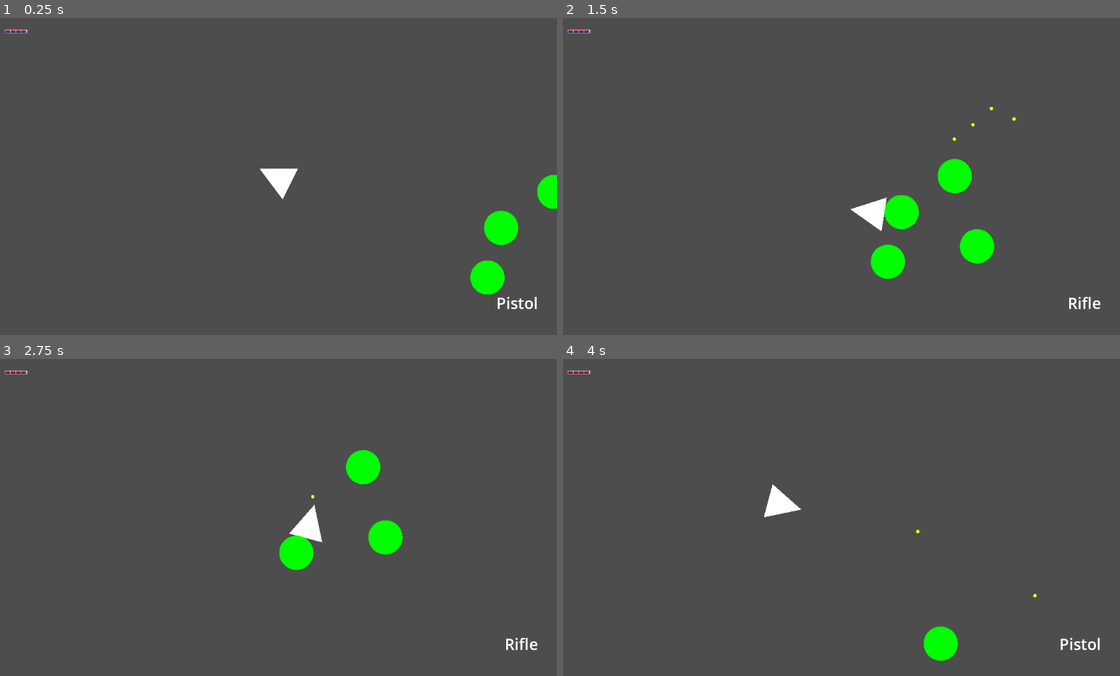
Above: before the commit, frames 1-4 (two rows, left to right).
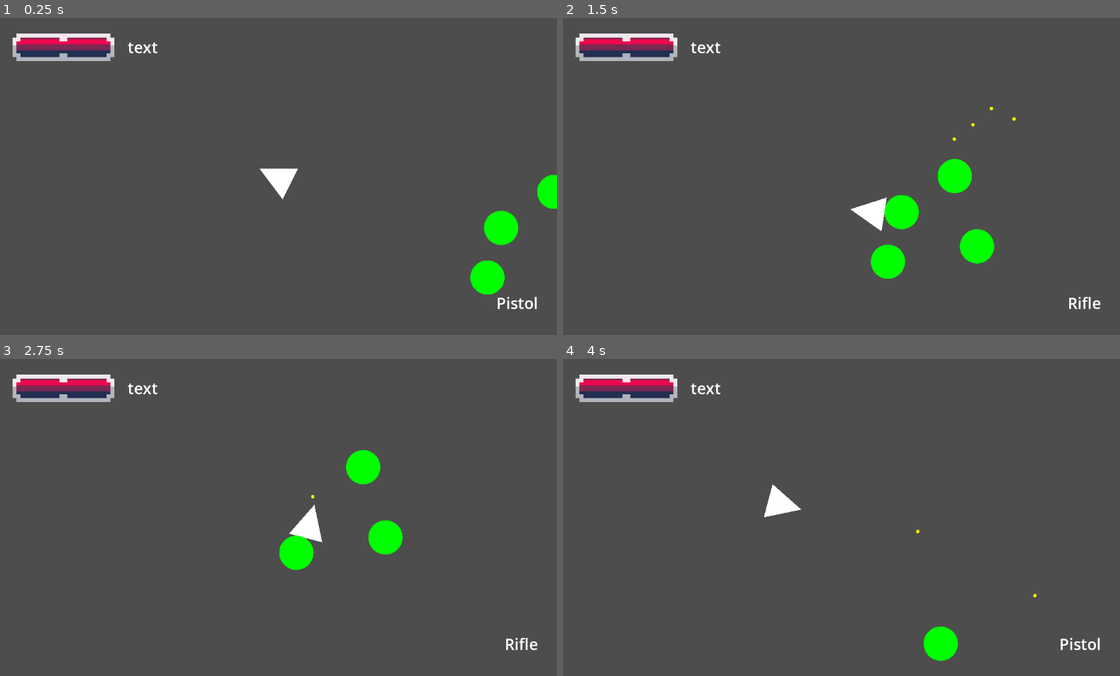
Above: after the commit, the same moments.

Repository: BG12-IT-Gruppenarbeit/Godot-Projekt-
Game: Godot game, scene res://world.tscn
The game is run twice, just before and just after one commit, with the same random seed, the same clock (stepped at 60 frames per second) and the same inputs.
Inputs (mouse positions are in pixels of both pictures, inside the frame that each line leads up to):
- Up to frame 1 (0.25 s): no input
- Up to frame 2 (1.5 s): tap Enter at 0.5 s; move the mouse to (964, 160) at 0.52 s; press the mouse at (964, 160) at 0.53 s; hold Right (ui_right) 0.53-1.28 s; move the mouse to (724, 192) at 1.27 s; release the mouse at (724, 192) at 1.28 s; hold Down (ui_down) from 1.28 s (still down); tap Q (weapon_swap) at 1.35 s
- Up to frame 3 (2.75 s): move the mouse to (328, 447) at 2.02 s; release Down (ui_down) at 2.03 s; press the mouse at (328, 447) at 2.03 s; hold Right (ui_right) from 2.03 s (still down)
- Up to frame 4 (4 s): move the mouse to (808, 580) at 2.77 s; release Right (ui_right) at 2.78 s; release the mouse at (808, 580) at 2.78 s; hold Up (ui_up) 2.78-3.53 s; tap Q (weapon_swap) at 2.85 s; move the mouse to (1008, 565) at 3.52 s; press the mouse at (1008, 565) at 3.53 s; hold Left (ui_left) from 3.53 s (still down)

The runs differ from the first frame. In frame 1, 1.7% of the frame differs, in the area x 0-29%, y 3-14%; in frame 2, 1.7%; in frame 3, 1.7%; in frame 4, 1.7%.

Commit message:
healthbar

Diff:
--- /dev/null
+++ b/Projektarbeit_framework/hud.gd
@@ -0,0 +1,15 @@
+extends CanvasLayer
+
+var player = self.get_parent()
+
+var HP_size : int = 16
+
+# Called when the node enters the scene tree for the first time.
+func _ready() -> void:
+
+	pass # Replace with function body.
+
+
+# Called every frame. 'delta' is the elapsed time since the previous frame.
+func _process(delta: float) -> void:
+	pass
--- a/Projektarbeit_framework/player_hud.tscn
+++ b/Projektarbeit_framework/player_hud.tscn
@@ -1,23 +1,30 @@
-[gd_scene load_steps=6 format=3 uid="uid://cbfftk0w50y2w"]
+[gd_scene load_steps=9 format=3 uid="uid://cbfftk0w50y2w"]
 
 [ext_resource type="Texture2D" uid="uid://clgatlfxjh3ln" path="res://sprites/basic life bars a icons .png" id="1_flko3"]
+[ext_resource type="Script" path="res://hud.gd" id="1_mbe7r"]
 
 [sub_resource type="LabelSettings" id="LabelSettings_004te"]
 font_size = 32
 
-[sub_resource type="AtlasTexture" id="AtlasTexture_t1v2m"]
+[sub_resource type="LabelSettings" id="LabelSettings_34aje"]
+font_size = 32
+
+[sub_resource type="StyleBoxEmpty" id="StyleBoxEmpty_nu1jb"]
+
+[sub_resource type="AtlasTexture" id="AtlasTexture_mblin"]
+atlas = ExtResource("1_flko3")
+region = Rect2(121, 44, 3, 5)
+
+[sub_resource type="AtlasTexture" id="AtlasTexture_siq0m"]
+atlas = ExtResource("1_flko3")
+region = Rect2(87, 88, 12, 5)
+
+[sub_resource type="AtlasTexture" id="AtlasTexture_ttj00"]
 atlas = ExtResource("1_flko3")
 region = Rect2(65, 21, 47, 7)
 
-[sub_resource type="AtlasTexture" id="AtlasTexture_phrxc"]
-atlas = ExtResource("1_flko3")
-region = Rect2(121, 52, 23, 5)
-
-[sub_resource type="AtlasTexture" id="AtlasTexture_7xxpq"]
-atlas = ExtResource("1_flko3")
-region = Rect2(99, 88, 11, 5)
-
 [node name="Playerhud" type="CanvasLayer"]
+script = ExtResource("1_mbe7r")
 
 [node name="Label" type="Label" parent="."]
 anchors_preset = 3
@@ -35,32 +42,55 @@
 "
 label_settings = SubResource("LabelSettings_004te")
 
-[node name="NinePatchRect" type="NinePatchRect" parent="."]
+[node name="Label2" type="Label" parent="."]
+offset_left = 274.0
+offset_top = 32.0
+offset_right = 337.0
+offset_bottom = 88.0
+size_flags_vertical = 1
+text = "text"
+label_settings = SubResource("LabelSettings_34aje")
+horizontal_alignment = 1
+vertical_alignment = 1
+
+[node name="HP" type="PanelContainer" parent="."]
+modulate = Color(1, 1, 1, 0.890196)
+clip_contents = true
+offset_left = 40.0
+offset_top = 32.0
+offset_right = 66.0
+offset_bottom = 39.0
+scale = Vector2(8, 8)
+theme_override_styles/panel = SubResource("StyleBoxEmpty_nu1jb")
+
+[node name="MarginContainer" type="MarginContainer" parent="HP"]
+layout_mode = 2
+theme_override_constants/margin_left = 1
+theme_override_constants/margin_right = 1
+
+[node name="HP_bar" type="TextureProgressBar" parent="HP/MarginContainer"]
 texture_filter = 1
-texture_repeat = 1
-offset_left = 24.0
-offset_top = 24.0
-offset_right = 71.0
-offset_bottom = 31.0
-texture = SubResource("AtlasTexture_t1v2m")
+layout_mode = 2
+tooltip_text = "Hello World
+"
+theme_type_variation = &"bar"
+max_value = 8.0
+value = 8.0
+nine_patch_stretch = true
+texture_progress = SubResource("AtlasTexture_mblin")
 
-[node name="TextureProgressBar" type="TextureProgressBar" parent="NinePatchRect"]
-layout_mode = 1
-anchors_preset = -1
-offset_left = 1.0
-offset_top = 1.0
-offset_right = 23.5
-offset_bottom = 6.0
-scale = Vector2(2, 1)
-value = 90.0
-nine_patch_stretch = true
-texture_progress = SubResource("AtlasTexture_phrxc")
+[node name="HP_seperator" type="NinePatchRect" parent="HP/MarginContainer"]
+texture_filter = 1
+layout_mode = 2
+texture = SubResource("AtlasTexture_siq0m")
+region_rect = Rect2(0, -1, 12, 7)
+axis_stretch_horizontal = 1
 
-[node name="NinePatchRect2" type="NinePatchRect" parent="NinePatchRect"]
-offset_left = 1.0
-offset_top = 1.0
-offset_right = 45.0
-offset_bottom = 6.0
-texture = SubResource("AtlasTexture_7xxpq")
-region_rect = Rect2(0, 0, 11, 5)
-axis_stretch_horizontal = 1
+[node name="NinePatchRect" type="NinePatchRect" parent="HP"]
+texture_filter = 1
+layout_mode = 2
+texture = SubResource("AtlasTexture_ttj00")
+patch_margin_left = 1
+patch_margin_top = 1
+patch_margin_right = 1
+patch_margin_bottom = 1
